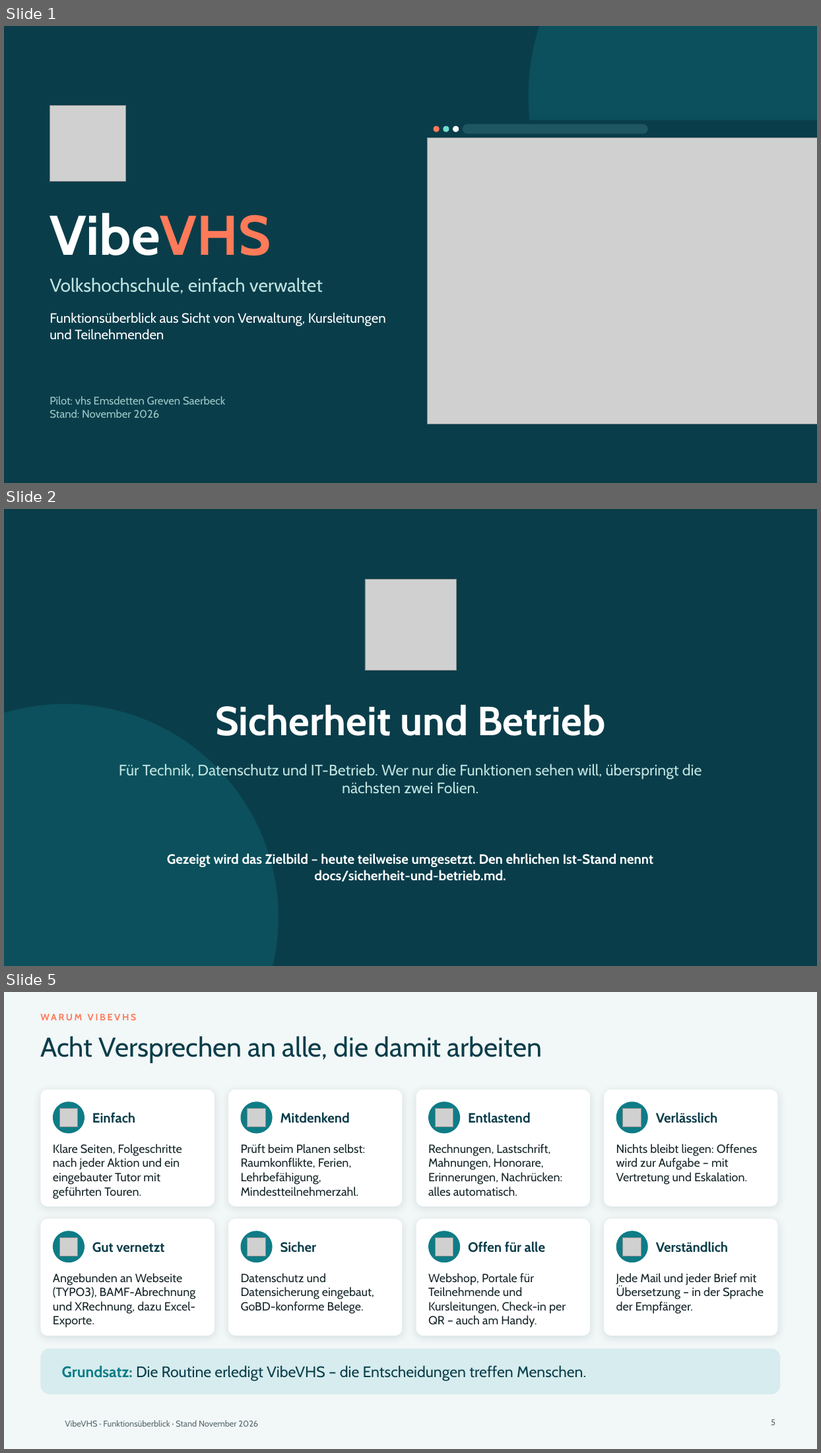
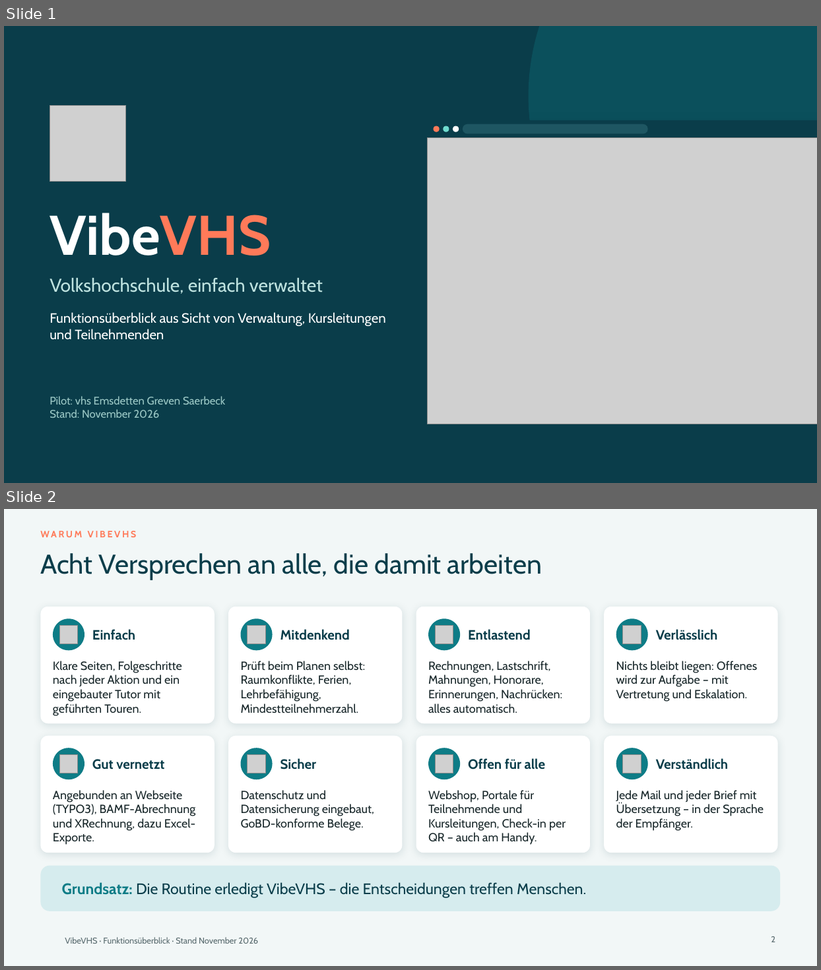
Before and after one commit to klaus-liebler/vibevhs, a slide deck: docs/praesentation/VibeVHS-Praesentation.pptx. Shown one above the other, each under a label of ours: slides 1, 2 and 5 before the commit, slides 1 and 2 after it; the slides between them are not shown. The pictures are 821x1453 and 821x970 pixels, drawn with LibreOffice and Linux fonts; fonts in the diff are those of the drawing; grey boxes stand for pictures; background and template pictures are left out. Boxes give left, top, right and bottom in pixels: in the first picture for what was removed or moved away, otherwise in the second. Text is boxed around its words. In the diff, an @@ line names an element or a change of style, - is before the commit and + after.

```diff
--- a/docs/praesentation/VibeVHS-Praesentation.pptx
+++ b/docs/praesentation/VibeVHS-Praesentation.pptx
@@ slide 2 removed at (x1=4, y1=509, x2=817, y2=966), background #0A3D4A @@
@@ picture removed at (x1=365, y1=579, x2=457, y2=671) @@
@@ ellipse removed at (x1=4, y1=704, x2=279, y2=966) @@
@@ text removed at (x1=215, y1=704, x2=605, y2=736) @@
-Sicherheit und Betrieb
@@ text removed at (x1=119, y1=764, x2=702, y2=794) @@
-Für Technik, Datenschutz und IT-Betrieb. Wer nur die Funktionen sehen will, überspringt die nächsten zwei Folien.
@@ text removed at (x1=167, y1=854, x2=653, y2=882) @@
-Gezeigt wird das Zielbild – heute teilweise umgesetzt. Den ehrlichen Ist-Stand nennt docs/sicherheit-und-betrieb.md.
@@ what was slide 5 is now slide 2 @@
@@ page number at (x1=771, y1=937, x2=776, y2=943): text changed @@
-5
+2
```
Also in this commit, not shown: 2 other slides removed, 1 other file.
